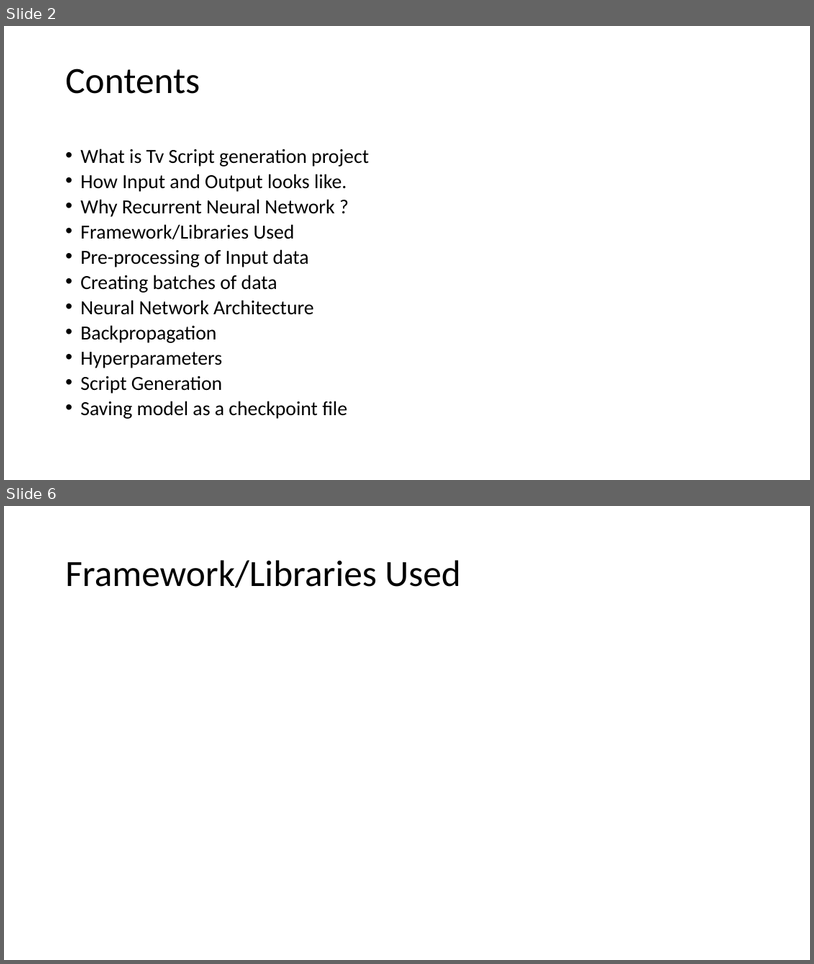
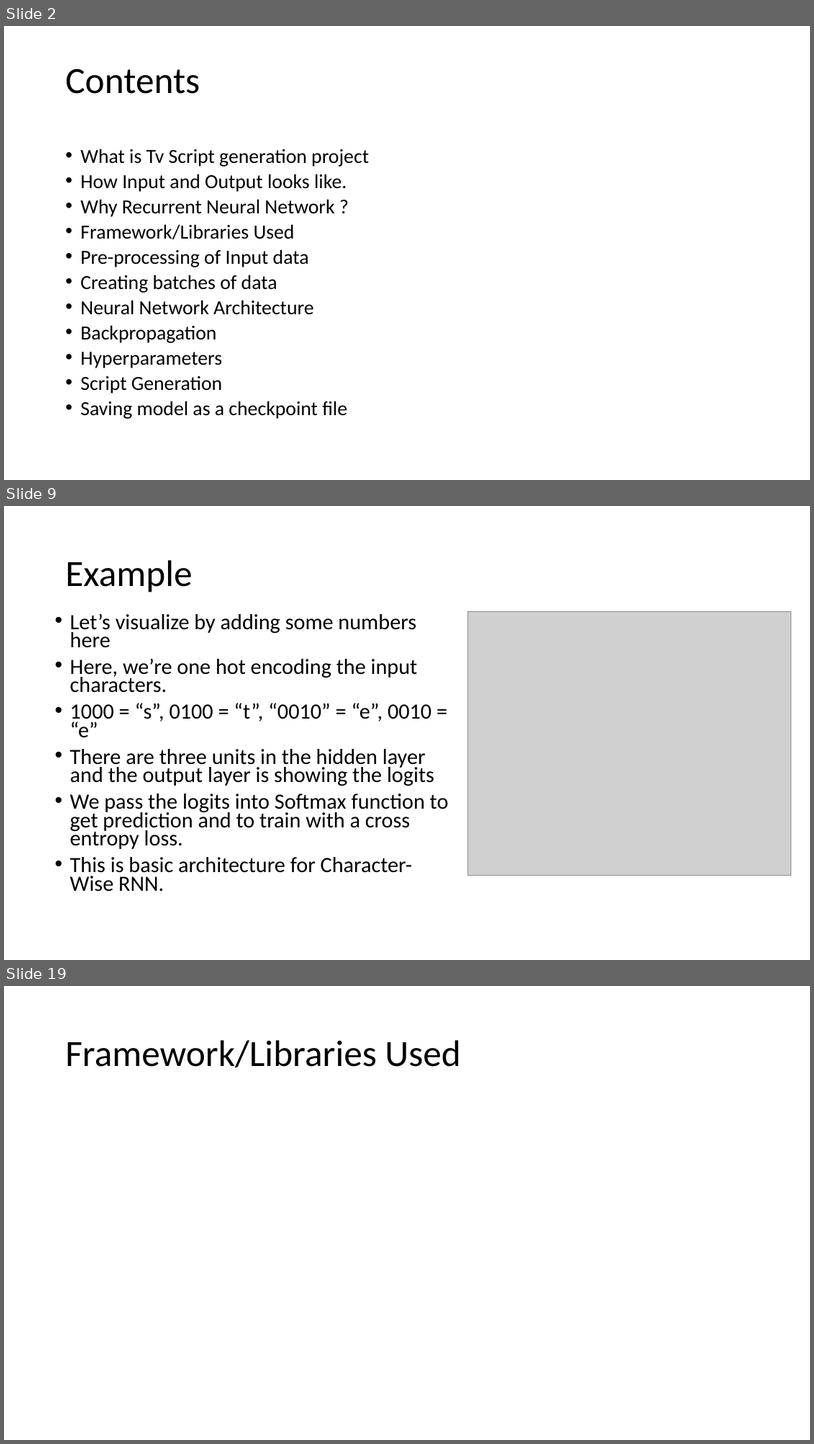
Before and after one commit to binit92/INSE-6421, a slide deck: Presentation.pptx. Shown one above the other, each under a label of ours: slides 2 and 6 before the commit, slides 2, 9 and 19 after it; the slides between them are not shown. The pictures are 814x964 and 814x1444 pixels, drawn with LibreOffice and Linux fonts; fonts in the diff are those of the drawing; grey boxes stand for pictures. Boxes give left, top, right and bottom in pixels: in the first picture for what was removed or moved away, otherwise in the second. Text is boxed around its words. In the diff, an @@ line names an element or a change of style, - is before the commit and + after.

```diff
--- a/Presentation.pptx
+++ b/Presentation.pptx
@@ slide 9 added at (4,506,810,960), background #FFFFFF @@
@@ title added at (65,560,192,592), 44 pt, text #000000 @@
+Example
@@ picture added at (468,611,792,875) @@
@@ text added at (70,614,449,891), 25.9 pt, text #000000 @@
+• Let’s visualize by adding some numbers here
+• Here, we’re one hot encoding the input characters.
+• 1000 = “s”, 0100 = “t”, “0010” = “e”, 0010 = “e”
+• There are three units in the hidden layer and the output layer is showing the logits
+• We pass the logits into Softmax function to get prediction and to train with a cross entropy loss.
+• This is basic architecture for Character-Wise RNN.
@@ what was slide 6 is now slide 19 @@
```
Also in this commit, not shown: 1 slide changed, 13 other slides added, 1 slide removed, 13 other files.
